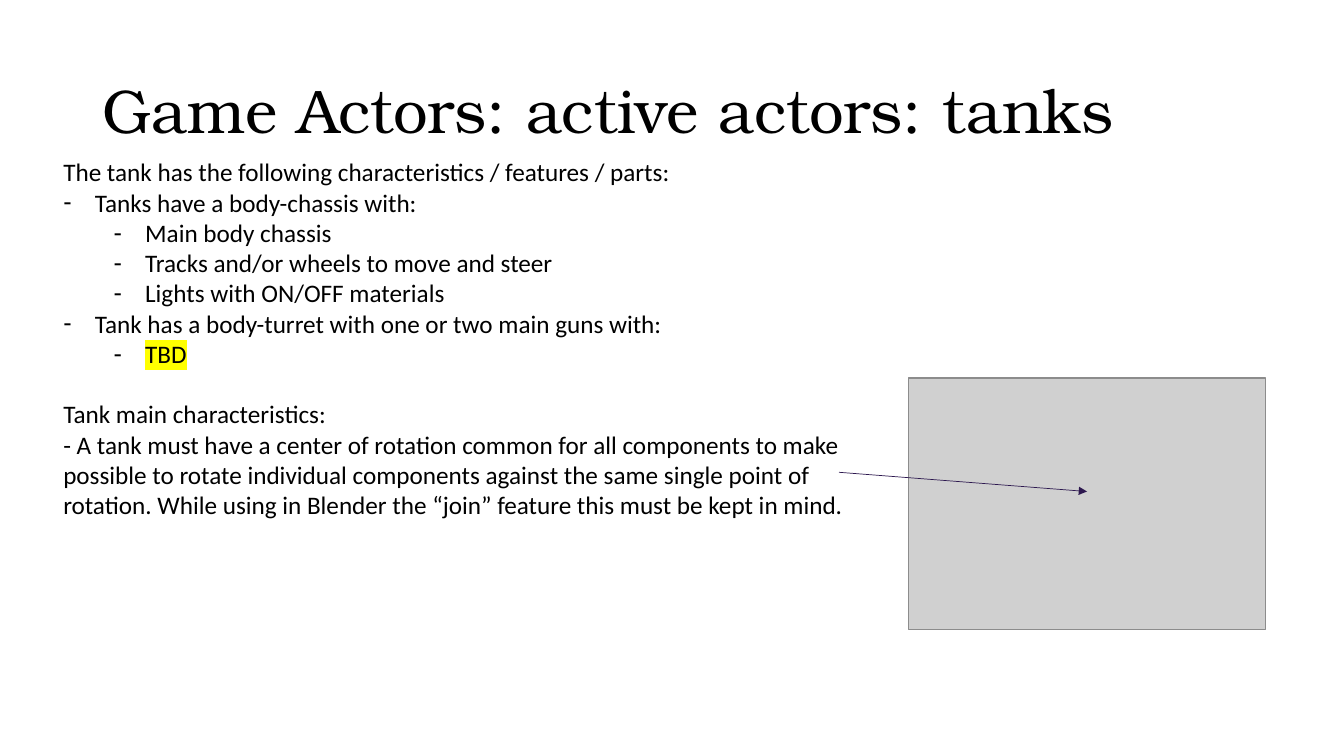
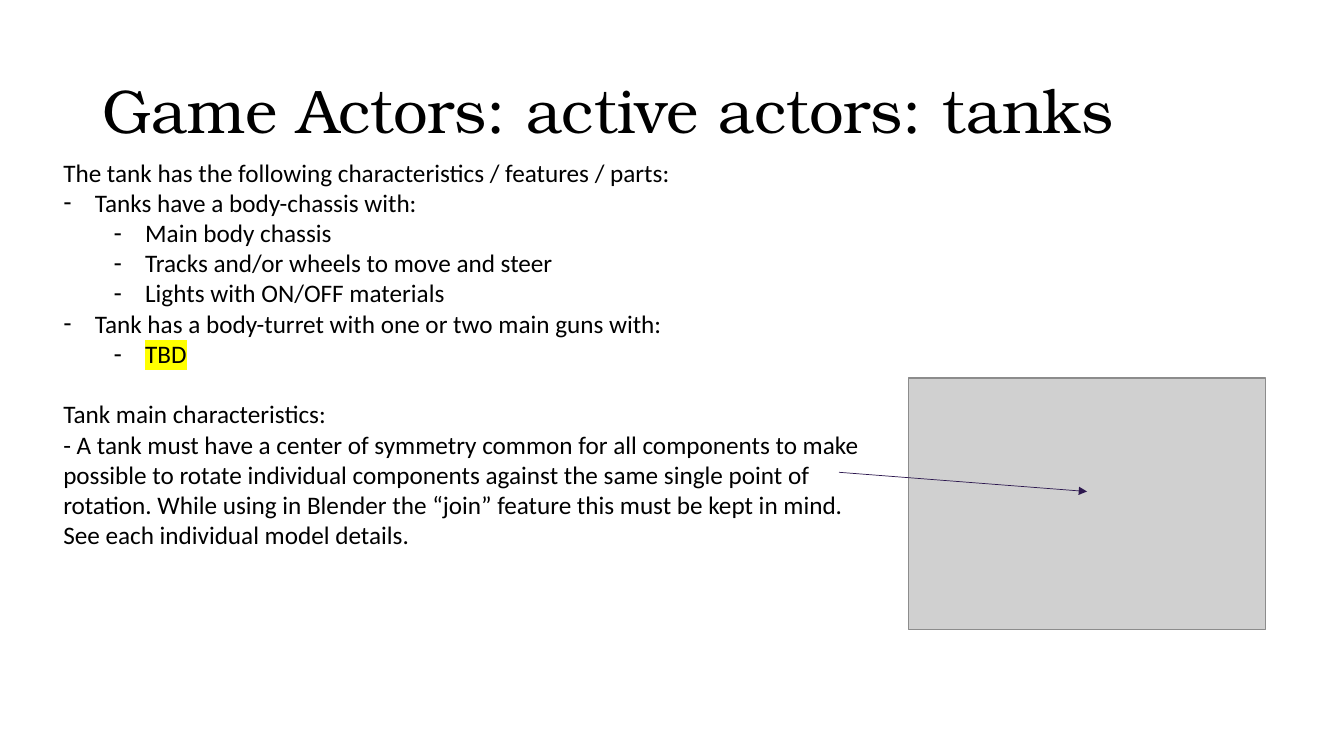
Before and after one commit to george2209/PlanesAndShips, a slide deck: slide 11 of PlanesAndShips/docs/ProjectDocumentation.pptx. Drawn at 1344x756 pixels with LibreOffice and Linux fonts; fonts in the diff are those of the drawing; grey boxes stand for pictures. Boxes give left, top, right and bottom in pixels: in the first picture for what was removed or moved away, otherwise in the second. Text is boxed around its words. In the diff, an @@ line names an element or a change of style, - is before the commit and + after.

```diff
--- a/PlanesAndShips/docs/ProjectDocumentation.pptx
+++ b/PlanesAndShips/docs/ProjectDocumentation.pptx
@@ text at (63, 436, 858, 545): text changed @@
-- A tank must have a center of rotation common for all components to make possible to rotate individual components against the same single point of rotation. While using in Blender the “join” feature this must be kept in mind.
+- A tank must have a center of symmetry common for all components to make possible to rotate individual components against the same single point of rotation. While using in Blender the “join” feature this must be kept in mind. See each individual model details.
```
Also in this commit, not shown: 2 other slides changed, 2 slides added, 2 other files.
